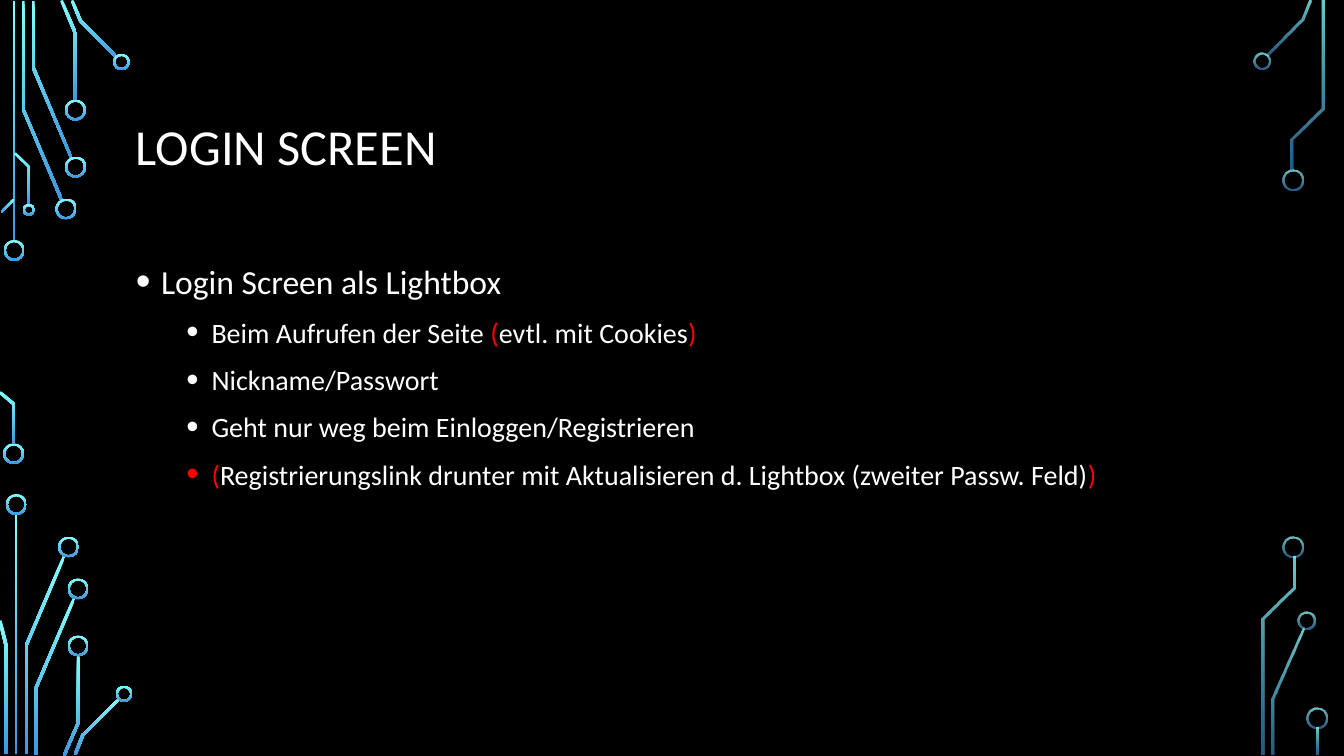
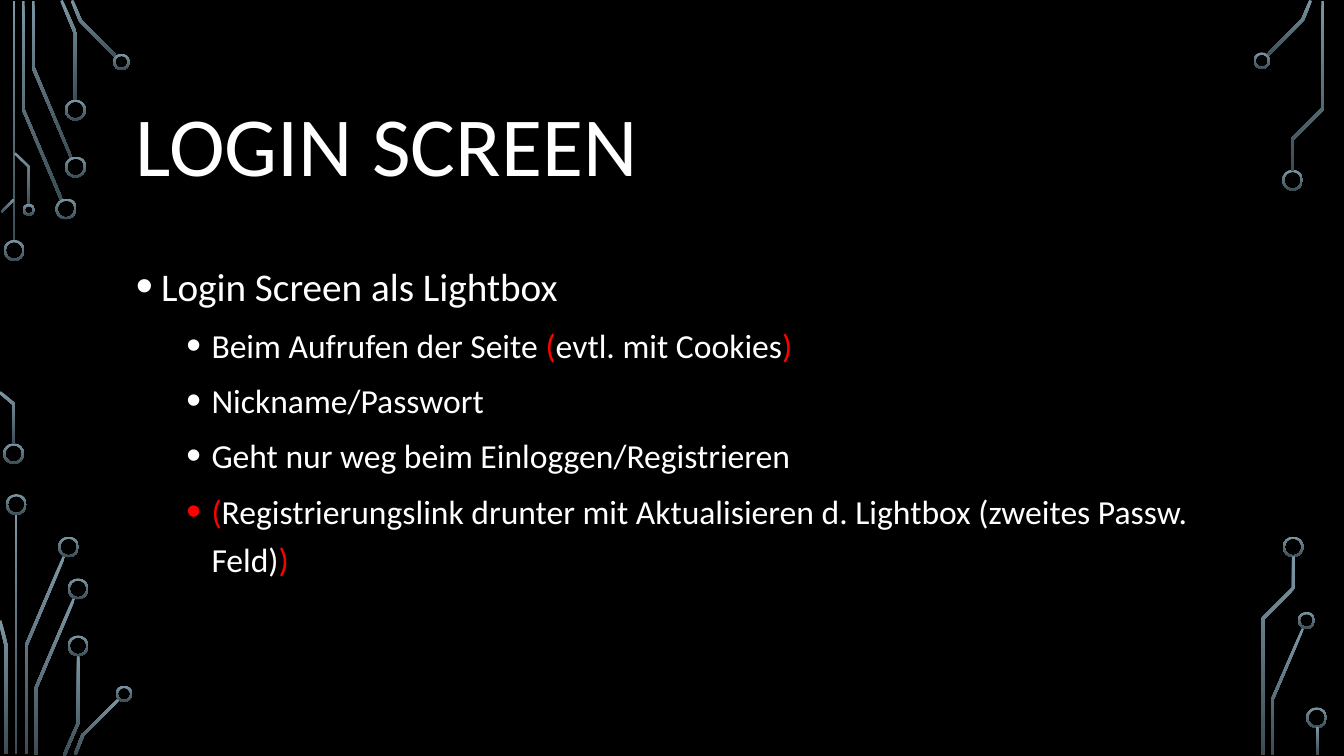
Before and after one commit to wsdt/TicTacToe, a slide deck: slide 3 of TicTacToe.pptx. Drawn at 1344x756 pixels with LibreOffice and Linux fonts; fonts in the diff are those of the drawing; background and template pictures are left out. Boxes give left, top, right and bottom in pixels: in the first picture for what was removed or moved away, otherwise in the second. Text is boxed around its words. In the diff, an @@ line names an element or a change of style, - is before the commit and + after.

```diff
--- a/TicTacToe.pptx
+++ b/TicTacToe.pptx
@@ fill gradient #82FFFF to #3D97DE to gradient #7C96A3 to #3B4C54 in 36 elements at bbox=[4, 240, 25, 261], bbox=[3, 444, 24, 465], bbox=[22, 1, 63, 201], bbox=[55, 199, 77, 220], bbox=[31, 1, 72, 158], bbox=[60, 0, 78, 101], bbox=[65, 156, 86, 177], bbox=[65, 100, 86, 121], bbox=[71, 0, 117, 58], bbox=[113, 53, 131, 70], bbox=[1, 199, 15, 213], bbox=[0, 391, 15, 445], bbox=[14, 152, 30, 205], bbox=[22, 204, 34, 216], bbox=[15, 514, 18, 755], bbox=[24, 556, 65, 754], bbox=[6, 494, 27, 515], bbox=[0, 620, 7, 754], bbox=[58, 536, 80, 558], bbox=[34, 598, 76, 755], bbox=[63, 655, 80, 756], bbox=[68, 579, 89, 600], bbox=[68, 635, 89, 656], bbox=[74, 698, 120, 755], bbox=[116, 686, 133, 702], bbox=[1266, 0, 1313, 56], bbox=[1253, 52, 1270, 70], bbox=[1282, 169, 1304, 191], bbox=[1271, 628, 1305, 755], bbox=[1299, 612, 1316, 629], bbox=[1292, 1, 1325, 171], bbox=[1284, 536, 1305, 558], bbox=[1261, 557, 1296, 755], bbox=[1307, 708, 1328, 729], bbox=[1317, 727, 1320, 755], bbox=[12, 1, 15, 242] @@
@@ title "LOGIN SCREEN" at bbox=[136, 121, 637, 177]: size 36 to 60 pt @@
@@ text at bbox=[161, 273, 792, 474]: size 24 to 28 pt in "Login Screen als Lightbox"; size 20 to 24 pt in "Beim Aufrufen der Seite (evtl. mit Cookies)", "Nickname/Passwort", "Geht nur weg beim Einloggen/Registrieren" @@
@@ text at bbox=[212, 499, 1187, 577]: text changed; size 20 to 24 pt @@
-  • (Registrierungslink drunter mit Aktualisieren d. Lightbox (zweiter Passw. Feld))
+  • (Registrierungslink drunter mit Aktualisieren d. Lightbox (zweites Passw. Feld))
```
Also in this commit, not shown: 5 other slides changed, 3 slides added.
